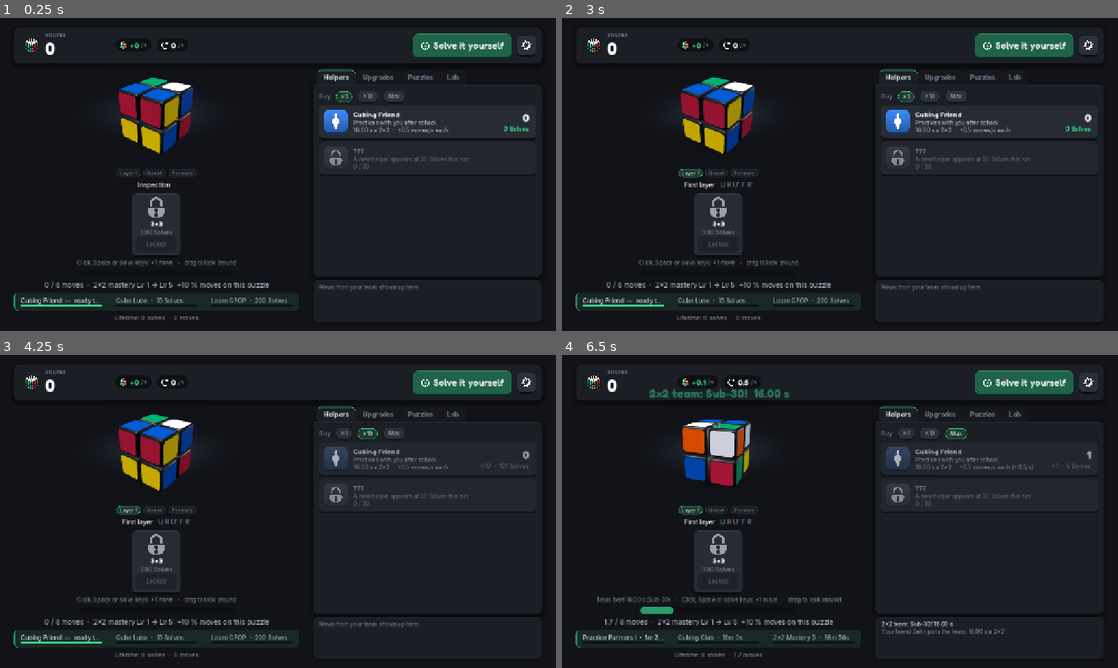
Above: before the commit, frames 1-4 (two rows, left to right).
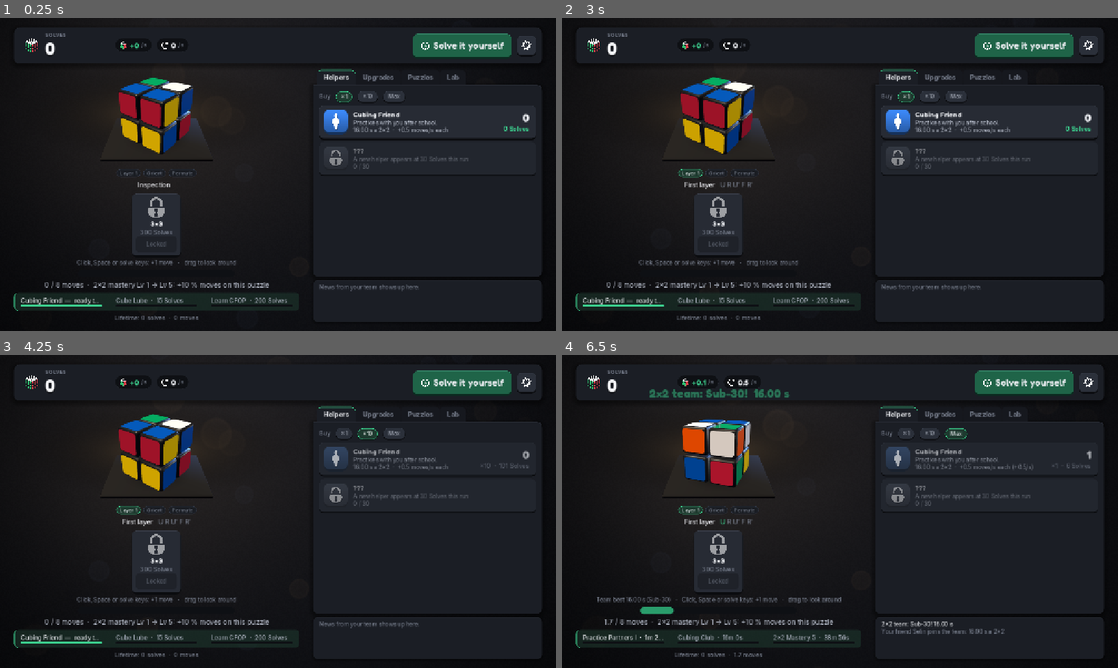
Above: after the commit, the same moments.

Repository: numanberk/cube
Game: Godot game, scene res://scenes/main.tscn
Two runs of this game, one before a commit and one after it. Both use one fixed random seed, a clock stepped at 60 frames per second and the inputs below. Sound files missing from this copy of the repository are replaced by a short silence.
Inputs (mouse positions are in pixels of both pictures, inside the frame that each line leads up to):
- Up to frame 1 (0.25 s): no input
- Up to frame 2 (3 s): click (1090, 46) at 0.5 s; click "Play: Practice Room · Cube Id…" at 1.25 s; click "Solve it yourself" at 2 s; click "×1" at 2.75 s
- Up to frame 3 (4.25 s): click "×10" at 3.5 s
- Up to frame 4 (6.5 s): click "Max" at 4.25 s; click (990, 458) at 5 s; tap Enter (ui_accept) at 5.75 s; drag from (717, 455) to (895, 442) at 5.77 s

The runs differ from the first frame. In frame 1, 0.8% of the frame differs, in the area x 18-42%, y 16-45%; in frame 2, 0.8%; in frame 3, 0.9%; in frame 4, 1.1%, in the area x 18-42%, y 17-45%.

Commit message:
WIP V.3 background and stage: cubing mat, rim light, desk background shader
Feature branch only; tests running (gate skipped for this WIP commit).

Co-Authored-By: Claude Opus 5.5 <noreply@anthropic.com>
Claude-Session: https://claude.ai/code/session_01NpBEb1RssyMNiukkeMDckQ

Diff:
--- a/scenes/main.tscn
+++ b/scenes/main.tscn
@@ -21,6 +21,10 @@
 [ext_resource type="Texture2D" path="res://assets/icons/stackmat.svg" id="19_solve"]
 [ext_resource type="Texture2D" path="res://assets/icons/ui_settings.svg" id="20_settings"]
 [ext_resource type="Script" path="res://scripts/ui/fit_row.gd" id="21_fitrow"]
+[ext_resource type="Shader" path="res://scripts/ui/shaders/ui_background.gdshader" id="22_bg"]
+
+[sub_resource type="ShaderMaterial" id="ShaderMaterial_background"]
+shader = ExtResource("22_bg")
 
 [sub_resource type="ButtonGroup" id="ButtonGroup_buy_amount"]
 
@@ -43,6 +47,8 @@
 script = ExtResource("1_main")
 
 [node name="Background" type="ColorRect" parent="."]
+unique_name_in_owner = true
+material = SubResource("ShaderMaterial_background")
 layout_mode = 1
 anchors_preset = 15
 anchor_right = 1.0
--- a/scenes/puzzle_view_3d.tscn
+++ b/scenes/puzzle_view_3d.tscn
@@ -4,7 +4,7 @@
 
 [sub_resource type="Environment" id="Environment_upf4m"]
 ambient_light_source = 2
-ambient_light_color = Color(0.62, 0.66, 0.75, 1)
+ambient_light_color = Color(0.66, 0.65, 0.68, 1)
 ambient_light_energy = 0.7
 
 [node name="PuzzleView3D" type="SubViewportContainer" unique_id=172532214]
@@ -24,7 +24,8 @@
 
 [node name="KeyLight" type="DirectionalLight3D" parent="Viewport" unique_id=44299064]
 transform = Transform3D(0.8660254, 0.38302222, -0.32139382, 0, 0.64278764, 0.76604444, 0.5, -0.66341394, 0.5566704, 0, 0, 0)
-light_energy = 1.1
+light_color = Color(1, 0.92, 0.8, 1)
+light_energy = 1.2
 
 [node name="FillLight" type="DirectionalLight3D" parent="Viewport" unique_id=1647419398]
 transform = Transform3D(-0.50000006, -0.22414386, 0.83651626, 0, 0.9659258, 0.25881904, -0.8660254, 0.12940954, -0.48296297, 0, 0, 0)
@@ -39,7 +40,19 @@
 unique_name_in_owner = true
 cast_shadow = 0
 
-[node name="Shadow" type="MeshInstance3D" parent="Viewport"]
+[node name="RimLight" type="DirectionalLight3D" parent="Viewport"]
+unique_name_in_owner = true
+light_color = Color(0.45, 0.65, 1, 1)
+light_energy = 0.9
+
+[node name="Floor" type="Node3D" parent="Viewport"]
+unique_name_in_owner = true
+
+[node name="Mat" type="MeshInstance3D" parent="Viewport/Floor"]
+unique_name_in_owner = true
+cast_shadow = 0
+
+[node name="Shadow" type="MeshInstance3D" parent="Viewport/Floor"]
 unique_name_in_owner = true
 cast_shadow = 0
 
--- a/scripts/cube/puzzle_meshes.gd
+++ b/scripts/cube/puzzle_meshes.gd
@@ -33,6 +33,44 @@
 						_add_quad(st, a, d, c, b, inner)
 					else:
 						_add_quad(st, a, b, c, d, inner)
+	return st.commit()
+
+
+## A box of any proportions with rounded edges and corners (the cubing mat under the puzzle, V.3), centred on the
+## origin. `half` = half size per axis; every half must be larger than `radius`.
+static func rounded_slab(half: Vector3, radius: float, steps: int = 3) -> ArrayMesh:
+	var inner := half - Vector3.ONE * radius
+	var coords: Array[PackedFloat32Array] = []  # per axis: curve (steps), flat middle (1), curve (steps)
+	for axis in 3:
+		var line := PackedFloat32Array()
+		for i in steps + 1:
+			line.append(lerpf(-half[axis], -inner[axis], float(i) / steps))
+		for i in range(1, steps + 1):
+			line.append(lerpf(inner[axis], half[axis], float(i) / steps))
+		coords.append(line)
+	var st := SurfaceTool.new()
+	st.begin(Mesh.PRIMITIVE_TRIANGLES)
+	var axes: Array[Vector3] = [Vector3.RIGHT, Vector3.UP, Vector3.BACK]
+	for axis_index in 3:
+		for sign_value: float in [1.0, -1.0]:
+			var normal := axes[axis_index] * sign_value
+			var u_index := (axis_index + 1) % 3
+			var v_index := (axis_index + 2) % 3
+			var us := coords[u_index]
+			var vs := coords[v_index]
+			for i in us.size() - 1:
+				for j in vs.size() - 1:
+					var corners: Array[Vector3] = []
+					for uv: Vector2i in [Vector2i(i, j), Vector2i(i + 1, j), Vector2i(i + 1, j + 1), Vector2i(i, j + 1)]:
+						var p := normal * half[axis_index] + axes[u_index] * us[uv.x] + axes[v_index] * vs[uv.y]
+						var core := p.clamp(-inner, inner)
+						corners.append(core + (p - core).normalized() * radius)
+					# Godot's front faces are clockwise when seen from outside.
+					var order := PackedInt32Array([0, 3, 2, 0, 2, 1]) if sign_value > 0.0 else PackedInt32Array([0, 1, 2, 0, 2, 3])
+					for k in order:
+						var q := corners[k]
+						st.set_normal((q - q.clamp(-inner, inner)).normalized())
+						st.add_vertex(q)
 	return st.commit()
 
 
--- a/scripts/ui/main.gd
+++ b/scripts/ui/main.gd
@@ -20,6 +20,8 @@
 @onready var solves_rate: StatChip = %SolvesRate
 @onready var moves_rate: StatChip = %MovesRate
 @onready var puzzle_view: PuzzleView3D = %PuzzleView
+@onready var background: ColorRect = %Background
+@onready var _background_material: ShaderMaterial = background.material
 @onready var move_ticker: RichTextLabel = %MoveTicker
 @onready var stage_chips: HBoxContainer = %StageChips
 @onready var news_list: VBoxContainer = %NewsList
@@ -97,6 +99,7 @@
 	buy_ten.pressed.connect(set_buy_amount.bind(10))
 	buy_max.pressed.connect(set_buy_amount.bind(GameState.BUY_MAX))
 	_apply_display_settings()
+	puzzle_view.item_rect_changed.connect(_place_lamp)
 	Game.solved.connect(_on_solved)
 	Game.purchased.connect(_on_purchased)
 	Game.state_reset.connect(_on_state_reset)
@@ -1136,10 +1139,21 @@
 func _apply_display_settings() -> void:
 	puzzle_view.set_graphics(Settings.get_value("quality"))
 	var reduce: bool = Settings.get_value("reduce_motion")
+	# The desk background (V.3): High only; Low keeps the ColorRect's flat bg colour. Reduce motion stops the bokeh.
+	background.material = _background_material if Settings.get_value("quality") == "high" else null
+	_background_material.set_shader_parameter("drift", 0.0 if reduce else 1.0)
 	puzzle_view.set_reduce_motion(reduce)
 	fx.particles_enabled = not reduce
 	for id: String in _chips:
 		(_chips[id] as PuzzleChip).set_reduce_motion(reduce)
+
+
+## The background's lamp glow sits behind the puzzle, wherever the layout puts it.
+func _place_lamp() -> void:
+	var screen := get_viewport_rect().size
+	if screen.x > 0.0 and screen.y > 0.0:
+		var centre := puzzle_view.get_global_rect().get_center()
+		_background_material.set_shader_parameter("lamp_center", centre / screen)
 
 
 func _on_setting_changed(key: String) -> void:
--- a/scripts/ui/puzzle_chip.gd
+++ b/scripts/ui/puzzle_chip.gd
@@ -28,6 +28,7 @@
 	_unlock.pressed.connect(func() -> void: unlock_pressed.emit(puzzle_id))
 	view.set_graphics("low")
 	view.sway_enabled = false
+	view.floor_enabled = false  # no cubing mat at this size (V.4 puts the chips on a shelf)
 
 
 ## Reduce motion for the small view; small views never sway either way.
--- a/scripts/ui/puzzle_view_3d.gd
+++ b/scripts/ui/puzzle_view_3d.gd
@@ -20,6 +20,10 @@
 ## Graphics (task 1.5): "high" = MSAA 4×, rounded pieces, glow and shadow; "low" = no MSAA, bevelled pieces
 ## (about 5× fewer triangles), no glow or shadow. main.gd applies the player's choice from Settings.
 ## Reduce motion (set_reduce_motion) turns off sway, squash, bounce and the speed-mode wobble.
+## Stage v2 (task V.3): the puzzle sits on a cubing mat (Floor > Mat, a rounded slab made in code; the contact shadow
+## lies on it). Floor has the puzzle's resting tilt but not its sway, drag, squash or drop, so the puzzle moves on a
+## still mat. A warm key light, a cool rim light from behind (High only) so the silhouette pops, and a warm glow.
+## `floor_enabled = false` hides the mat (the small puzzle chips).
 ## Manual mode (Solve Station, task S.1): show_state(moves) shows an exact state (solved + those moves), turn(move)
 ## animates one given move, turn_time sets how fast (pros turn at 5-10 TPS, so the station uses a short time) and
 ## flash() celebrates without resetting the puzzle.
@@ -72,7 +76,14 @@
 const TICKER_LENGTH := 8        ## moves shown under the puzzle
 const BODY_STEPS_HIGH := 3      ## segments per rounded edge of a piece body
 const BODY_STEPS_LOW := 1       ## one segment = a simple bevel
-const STAGE_GLOW_COLOR := Color(0.25, 0.28, 0.36)
+const STAGE_GLOW_COLOR := Color(0.36, 0.29, 0.21)  ## warm, like the desk lamp in the background (V.3)
+const MAT_HALF_WIDTH := 0.95    ## the mat, × the puzzle's width: half its width...
+const MAT_HALF_DEPTH := 0.72    ## ...half its depth (front to back)...
+const MAT_THICKNESS := 0.07     ## ...and its thickness
+const MAT_GAP := 0.015          ## the puzzle floats this × its width above the mat (no z-fighting at the corners)
+const MAT_COLOR := Color("#0e0f13")
+const MAT_STEPS := 3
+const RIM_DIRECTION := Vector3(-0.45, -0.5, 0.75)  ## the rim light shines from behind the puzzle, towards the camera
 const CAMERA_DROP := 0.1        ## camera sits this × size below centre, so the puzzle rides higher (room for the shadow)
 const BackdropShader := preload("res://scripts/ui/shaders/stage_backdrop.gdshader")
 const ShadowShader := preload("res://scripts/ui/shaders/contact_shadow.gdshader")
@@ -85,6 +96,9 @@
 @onready var _stickers: MultiMeshInstance3D = %Stickers
 @onready var _backdrop: MeshInstance3D = %Backdrop
 @onready var _shadow: MeshInstance3D = %Shadow
+@onready var _floor: Node3D = %Floor
+@onready var _mat: MeshInstance3D = %Mat
+@onready var _rim_light: DirectionalLight3D = %RimLight
 
 var model: TwistyModel
 var puzzle_id := ""
@@ -94,6 +108,11 @@
 var sway_enabled := true        ## idle sway; "Reduce motion" (3.4) turns it off
 var graphics_quality := "high"  ## see set_graphics()
 var reduce_motion := false      ## see set_reduce_motion()
+var floor_enabled := true:      ## the cubing mat under the puzzle (V.3); chips turn it off
+	set(value):
+		floor_enabled = value
+		if is_node_ready():
+			_floor.visible = value
 
 var _rng := RandomNumberGenerator.new()
 var _last_move := {}             ## last move generated (so the next one uses another face)
@@ -138,6 +157,7 @@
 var _drag_yaw := 0.0
 var _drag_pitch := 0.0
 var _ticker := PackedStringArray()  ## last few moves in notation, newest last
+var _mat_extent := 0.0             ## the puzzle width the mat mesh was made for
 var turn_time := TURN_TIME          ## seconds for a quarter turn with an empty queue (the Solve Station sets it shorter)
 var drag_turns := false             ## Solve Station (S.8): a drag that starts on the puzzle turns that layer, not the view
 var _press_hit := {}                ## where the press landed on the puzzle ({normal, point} in model space), or {}
@@ -161,10 +181,17 @@
 	backdrop_material.shader = BackdropShader
 	backdrop_material.set_shader_parameter("glow_color", STAGE_GLOW_COLOR)
 	_backdrop.material_override = backdrop_material
-	_shadow.mesh = QuadMesh.new()
+	_shadow.mesh = PlaneMesh.new()  # lies flat on the mat
 	var shadow_material := ShaderMaterial.new()
 	shadow_material.shader = ShadowShader
 	_shadow.material_override = shadow_material
+	var mat_material := StandardMaterial3D.new()
+	mat_material.albedo_color = MAT_COLOR
+	mat_material.roughness = 0.9
+	mat_material.specular = 0.2
+	_mat.material_override = mat_material
+	_floor.visible = floor_enabled
+	_rim_light.look_at_from_position(Vector3.ZERO, RIM_DIRECTION)
 	resized.connect(_frame_camera)
 	set_puzzle(DEFAULT_PUZZLE)
 
@@ -219,6 +246,7 @@
 	_viewport.msaa_3d = Viewport.MSAA_4X if high else Viewport.MSAA_DISABLED
 	_backdrop.visible = high
 	_shadow.visible = high
+	_rim_light.visible = high
 	_body_mesh = _make_body_mesh(BODY_STEPS_HIGH if high else BODY_STEPS_LOW)
 	if _bodies.multimesh != null:
 		_bodies.multimesh.mesh = _body_mesh
@@ -873,15 +901,34 @@
 	_backdrop.position = Vector3(0.0, extent * CAMERA_DROP, -depth)  # centred on the puzzle, not the camera
 	_camera.far = depth + 1.0
 
-	# Contact shadow: a flat ellipse just under the puzzle's lowest point (at rest).
+	# The mat (V.3): a slab under the puzzle's lowest point at rest, in the puzzle's tilted frame (Floor), so the
+	# puzzle sits on it. The contact shadow lies on its top. Turntable spins around the puzzle's up axis, so the
+	# lowest point doesn't depend on the turn.
 	var lowest := 0.0
-	var rest := _base_puzzle * _base_turntable
-	var piece_half := CUBIE_HALF if model.piece_geometry.is_empty() else 0.0
-	for p in model.home_positions:
-		lowest = minf(lowest, (rest * p).y - piece_half)
-	var width := extent * 1.5
-	(_shadow.mesh as QuadMesh).size = Vector2(width, width * 0.2)
-	_shadow.position = Vector3(0.0, lowest - extent * 0.04, -extent * 0.3)
+	for i in model.home_positions.size():
+		var home := model.home_positions[i]
+		if model.piece_geometry.is_empty():
+			lowest = minf(lowest, home.y - CUBIE_HALF)
+		else:  # Megaminx: its body polygons, relative to the piece's home
+			for polygon: PackedVector3Array in model.piece_geometry[i]["body"]:
+				for v in polygon:
+					lowest = minf(lowest, home.y + v.y)
+	var top := lowest - extent * MAT_GAP
+	var thickness := extent * MAT_THICKNESS
+	_floor.basis = _base_puzzle
+	if not is_equal_approx(_mat_extent, extent):  # framing runs on every resize; the mesh only changes with the puzzle
+		_mat_extent = extent
+		_mat.mesh = PuzzleMeshes.rounded_slab(Vector3(extent * MAT_HALF_WIDTH, thickness / 2.0, extent * MAT_HALF_DEPTH),
+				thickness * 0.45, MAT_STEPS)
+	_mat.position = Vector3(0.0, top - thickness / 2.0, 0.0)
+	var width := extent * 1.45
+	(_shadow.mesh as PlaneMesh).size = Vector2(width, width * 0.95)
+	_shadow.position = Vector3(0.0, top + extent * 0.002, 0.0)
+
+
+## The mat's top surface, in the puzzle's tilted frame (tests).
+func mat_top() -> float:
+	return _mat.position.y + (_mat.mesh as ArrayMesh).get_aabb().size.y / 2.0 if _mat.mesh != null else 0.0
 
 
 func _make_body_mesh(steps: int) -> ArrayMesh:
--- a/scripts/ui/shaders/contact_shadow.gdshader
+++ b/scripts/ui/shaders/contact_shadow.gdshader
@@ -1,8 +1,8 @@
-// Soft dark ellipse under the puzzle, as if it sat on the stage.
+// Soft dark ellipse under the puzzle, lying on the cubing mat (V.3).
 shader_type spatial;
 render_mode unshaded, blend_mix, cull_disabled, shadows_disabled, depth_draw_never;
 
-uniform float strength = 0.75;
+uniform float strength = 0.85;
 
 void fragment() {
 	float d = clamp(length(UV - 0.5) * 2.0, 0.0, 1.0);
--- /dev/null
+++ b/scripts/ui/shaders/ui_background.gdshader
@@ -0,0 +1,54 @@
+// The main screen's background (task V.3, D15 "lo-fi cubing desk"): a dark gradient with a warm desk-lamp glow
+// behind the stage, a few out-of-focus bokeh lights drifting very slowly, a vignette and a faint grain.
+// One full-screen pass with no textures. Graphics Low doesn't use it (main.gd removes the material, leaving the
+// ColorRect's flat `bg` colour). `drift` = 0 stops the bokeh (Reduce motion).
+shader_type canvas_item;
+
+uniform vec4 base_top : source_color = vec4(0.082, 0.086, 0.106, 1.0);
+uniform vec4 base_bottom : source_color = vec4(0.055, 0.059, 0.075, 1.0);
+uniform vec4 lamp_color : source_color = vec4(0.40, 0.31, 0.21, 1.0);
+uniform vec2 lamp_center = vec2(0.28, 0.42);   // in screen UV; main.gd puts it behind the puzzle
+uniform float lamp_strength = 0.2;
+uniform float bokeh_strength = 0.05;
+uniform float vignette = 0.55;
+uniform float grain = 0.012;
+uniform float drift = 1.0;
+
+float hash(vec2 p) {
+	return fract(sin(dot(p, vec2(127.1, 311.7))) * 43758.5453);
+}
+
+void fragment() {
+	vec2 uv = SCREEN_UV;
+	float aspect = SCREEN_PIXEL_SIZE.y / SCREEN_PIXEL_SIZE.x;  // width / height
+	vec3 colour = mix(base_top.rgb, base_bottom.rgb, uv.y);
+
+	// The lamp: a wide warm pool, stretched sideways like light falling on a desk.
+	vec2 to_lamp = (uv - lamp_center) * vec2(aspect * 0.75, 1.0);
+	colour += lamp_color.rgb * lamp_strength * exp(-dot(to_lamp, to_lamp) * 6.0);
+
+	// Bokeh: soft discs on a coarse grid, each cell one light (or none), drifting up very slowly.
+	float t = TIME * 0.012 * drift;
+	vec2 grid_uv = vec2(uv.x * aspect, uv.y + t) * 5.5;
+	vec2 cell = floor(grid_uv);
+	for (int dx = -1; dx <= 1; dx++) {
+		for (int dy = -1; dy <= 1; dy++) {
+			vec2 c = cell + vec2(float(dx), float(dy));
+			float h = hash(c);
+			if (h > 0.62) {
+				vec2 centre = c + vec2(hash(c + 7.1), hash(c + 3.7));
+				float radius = 0.14 + 0.2 * hash(c + 1.3);
+				float d = length(grid_uv - centre) / radius;
+				float disc = smoothstep(1.0, 0.82, d) * (0.55 + 0.45 * smoothstep(0.6, 1.0, d));  // brighter rim
+				vec3 tint = mix(vec3(1.0, 0.72, 0.42), vec3(0.55, 0.7, 1.0), step(0.85, h));     // mostly warm
+				colour += tint * disc * bokeh_strength * (0.5 + 0.5 * hash(c + 9.9));
+			}
+		}
+	}
+
+	// Vignette and grain.
+	vec2 centred = (uv - 0.5) * vec2(aspect, 1.0) / aspect;
+	colour *= 1.0 - vignette * smoothstep(0.25, 0.85, length(centred) * 1.25);
+	colour += (hash(FRAGCOORD.xy) - 0.5) * grain;
+	COLOR = vec4(colour, 1.0);
+}
--- a/tests/test_runner.gd
+++ b/tests/test_runner.gd
@@ -765,6 +765,74 @@
 	check(view._viewport.msaa_3d == Viewport.MSAA_4X and view._backdrop.visible, "High turns them back on")
 	check(view.body_triangles() == high_triangles, "High restores rounded pieces")
 	view.free()
+
+
+func test_stage_and_background() -> void:
+	# Task V.3: the puzzle sits on a cubing mat, a rim light makes its outline pop, and a desk background (High only).
+	var slab := PuzzleMeshes.rounded_slab(Vector3(2.0, 0.1, 1.5), 0.05)
+	check(slab.get_aabb().size.is_equal_approx(Vector3(4.0, 0.2, 3.0)), "a rounded slab is as big as asked: %s" % slab.get_aabb().size)
+	var view := new_view()
+	for id: String in ["2x2", "3x3", "7x7", "megaminx"]:
+		view.set_puzzle(id)
+		var extent: float = view._extent()
+		var lowest := INF
+		for i in view.model.home_positions.size():
+			var home: Vector3 = view.model.home_positions[i]
+			if view.model.piece_geometry.is_empty():
+				lowest = minf(lowest, home.y - PuzzleView3D.CUBIE_HALF)
+			else:
+				for polygon: PackedVector3Array in view.model.piece_geometry[i]["body"]:
+					for v in polygon:
+						lowest = minf(lowest, home.y + v.y)
+		var gap: float = lowest - view.mat_top()  # both in the puzzle's tilted frame (Floor has its basis)
+		check(view._floor.visible and gap > 0.0 and gap < extent * 0.05,
+				"%s sits just above its mat (gap %.3f of width %.2f)" % [id, gap, extent])
+		check(view._floor.basis.is_equal_approx(view._base_puzzle), "%s: the mat has the puzzle's resting tilt" % id)
+		var mat_size: Vector3 = (view._mat.mesh as ArrayMesh).get_aabb().size
+		check(mat_size.x > extent and mat_size.z > extent, "%s: the mat is wider and deeper than the puzzle" % id)
+	view.squash()
+	view._process(0.02)
+	check(view._floor.basis.is_equal_approx(view._base_puzzle) and view._floor.scale.is_equal_approx(Vector3.ONE),
+			"a squash moves the puzzle, not the mat")
+	check(view._rim_light.visible, "High has the rim light")
+	view.set_graphics("low")
+	check(not view._rim_light.visible and view._floor.visible, "Low drops the rim light, keeps the mat (a few triangles)")
+	view.floor_enabled = false
+	check(not view._floor.visible, "floor_enabled = false hides the mat")
+	view.free()
+	var chip: PuzzleChip = load("res://scenes/puzzle_chip.tscn").instantiate()
+	root.add_child(chip)
+	check(not chip.view.floor_enabled, "the small puzzle chips have no mat")
+	chip.free()
+	# The background: the shader on High, a flat bg colour on Low, still with Reduce motion.
+	var settings: GameSettings = root.get_node("Settings")
+	settings.persistence_enabled = false
+	settings.reset_to_defaults()
+	settings.apply_all()
+	var game: GameState = root.get_node("Game")
+	game.persistence_enabled = false
+	game.reset_state()
+	var main: Node = load("res://scenes/main.tscn").instantiate()
+	root.add_child(main)
+	var background: ColorRect = main.get_node("%Background")
+	var material := background.material as ShaderMaterial
+	check(material != null and material.shader.resource_path.ends_with("ui_background.gdshader"), "High draws the desk background")
+	settings.set_value("reduce_motion", true)
+	check(is_zero_approx(float(main._background_material.get_shader_parameter("drift"))), "Reduce motion stops the bokeh drifting")
+	settings.set_value("quality", "low")
+	check(background.material == null and _colour_distance(background.color, background.get_theme_color(&"bg", &"Palette")) < 0.003,
+			"Low: the flat bg colour, no shader")
+	settings.set_value("quality", "high")
+	check(background.material == main._background_material, "High brings it back")
+	main._place_lamp()
+	var lamp: Vector2 = main._background_material.get_shader_parameter("lamp_center")
+	var expected: Vector2 = (main.get_node("%PuzzleView") as Control).get_global_rect().get_center() / main.get_viewport_rect().size
+	check(lamp.is_equal_approx(expected), "the lamp glow sits behind the puzzle: %s" % lamp)
+	main.free()
+	settings.reset_to_defaults()
+	settings.apply_all()
+	settings.persistence_enabled = true
+	game.reset_state()
 
 
 func test_settings_panel() -> void:
--- a/tools/screenshot.gd
+++ b/tools/screenshot.gd
@@ -62,8 +62,8 @@
 	if args.has("tab"):
 		(main.get_node("%Tabs") as TabContainer).current_tab = int(args["tab"])
 	var graphics: String = args.get("graphics", "")
-	if graphics != "":
-		view.set_graphics(graphics)
+	if graphics != "":  # through Settings, like the game: main.gd applies it to the view and the background (V.3)
+		Settings.set_value("quality", graphics)
 	if bench:
 		for quality: String in ["low", "high"]:  # high last, so the saved PNG shows it
 			await _bench(view, quality, bench_name)
@@ -247,7 +247,7 @@
 
 
 func _bench(view: PuzzleView3D, quality: String, bench_name: String) -> void:
-	view.set_graphics(quality)
+	Settings.set_value("quality", quality)  # the whole screen's quality (background too), as the player sets it
 	for i in BENCH_WARMUP:
 		await get_tree().process_frame
 	var started := Time.get_ticks_usec()
Not shown, added: scripts/ui/shaders/ui_background.gdshader.uid
Not shown, changed: docs/ROADMAP.md
